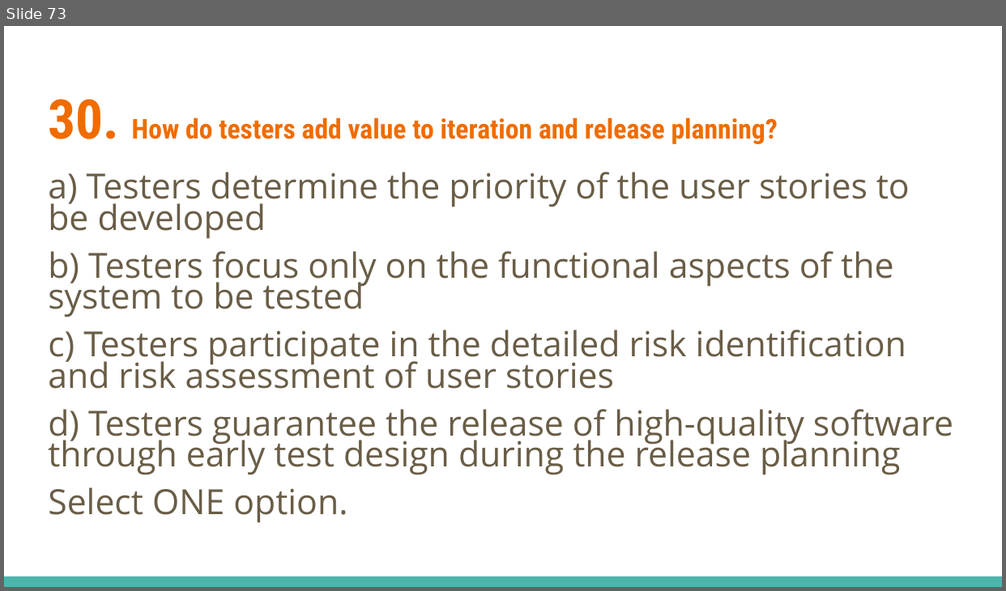
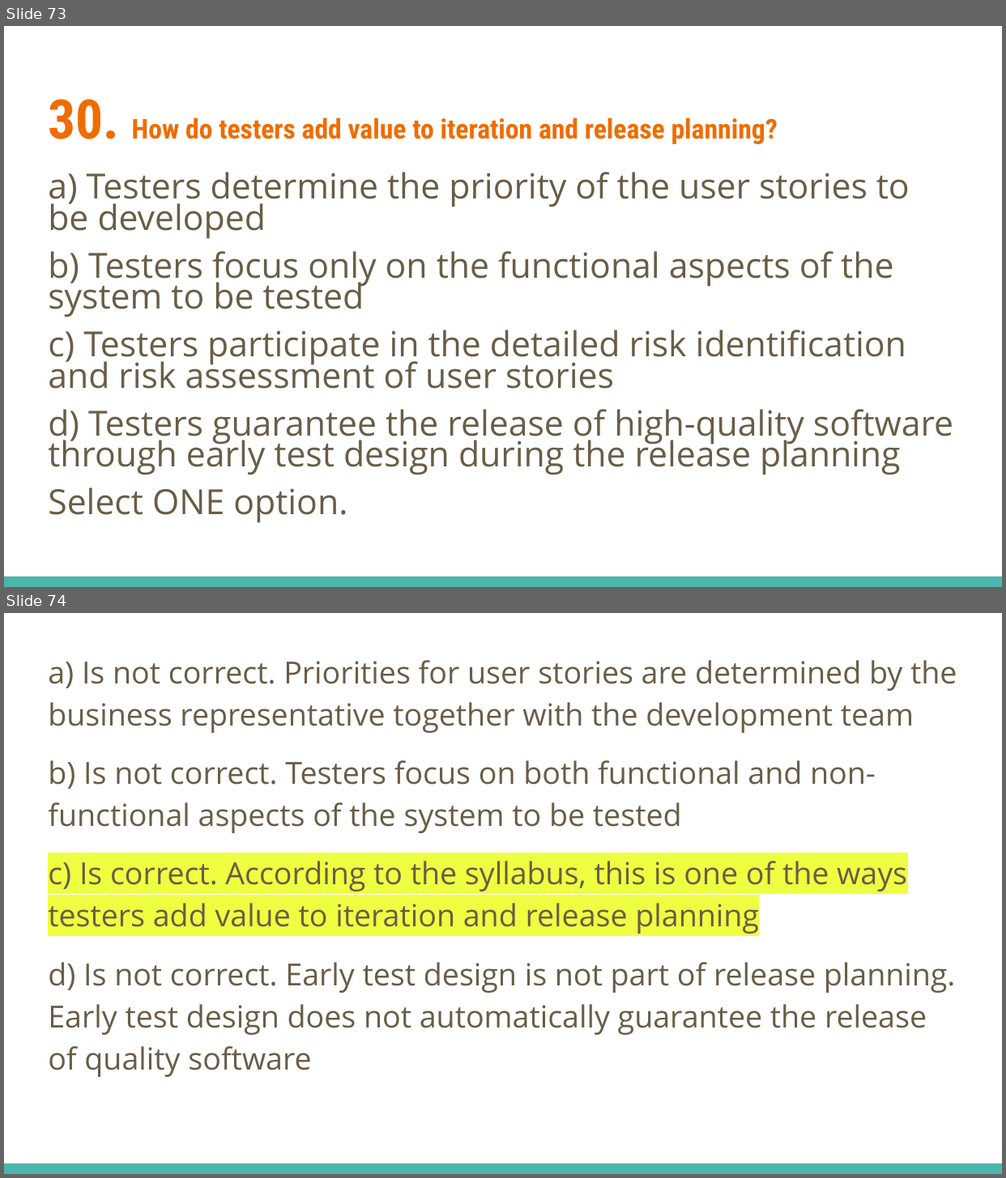
Before and after one commit to fawadmalik/istqb, a slide deck: ISTQB Foundation Level Preparation.pptx. Shown one above the other, each under a label of ours: slide 73 before the commit, slides 73 and 74 after it. The pictures are 1006x591 and 1006x1178 pixels, drawn with LibreOffice and Linux fonts; fonts in the diff are those of the drawing. Boxes give left, top, right and bottom in pixels: in the first picture for what was removed or moved away, otherwise in the second. Text is boxed around its words. In the diff, an @@ line names an element or a change of style, - is before the commit and + after.

```diff
--- a/ISTQB Foundation Level Preparation.pptx
+++ b/ISTQB Foundation Level Preparation.pptx
@@ slide 74 added at bbox=[4, 613, 1002, 1174], background #FFFFFF; not listed: 1 template element that a slide beside it also shows @@
@@ text added at bbox=[48, 660, 957, 1077], 22 pt, text #695D46 @@
+a) Is not correct. Priorities for user stories are determined by the business representative together with the development team
+b) Is not correct. Testers focus on both functional and non-functional aspects of the system to be tested
+c) Is correct. According to the syllabus, this is one of the ways testers add value to iteration and release planning
+d) Is not correct. Early test design is not part of release planning. Early test design does not automatically guarantee the release of quality software
```
Also in this commit, not shown: 2 other slides added, 3 slides removed.
